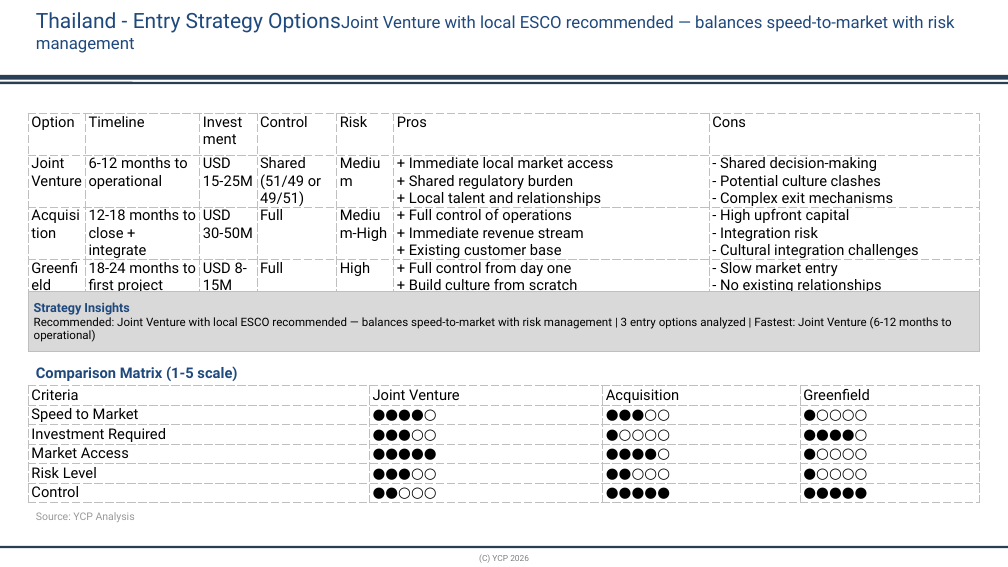
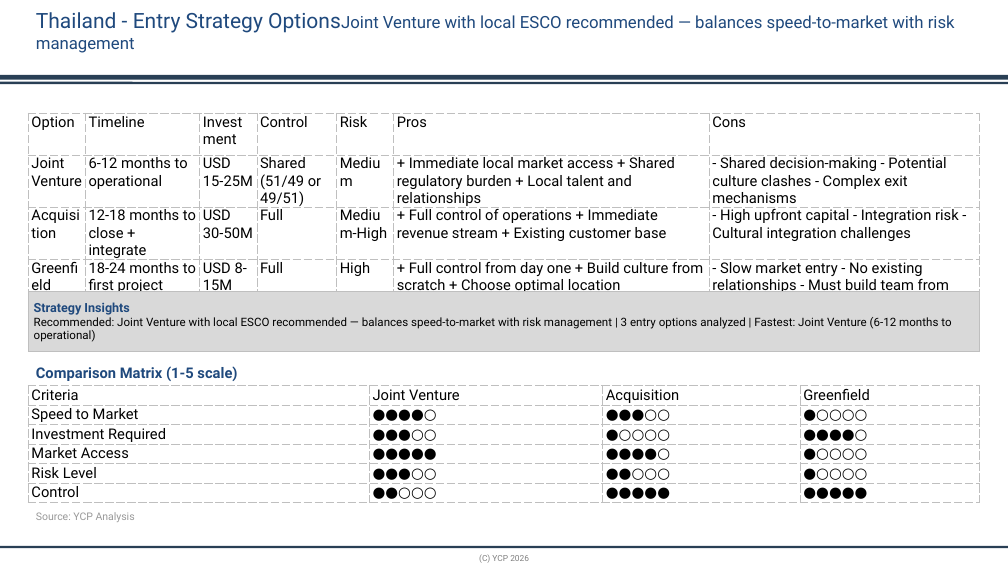
Before and after one commit to xvasjack/xvasjack.github.io, a slide deck: slide 25 of backend/market-research/test-output.pptx. Drawn at 1008x567 pixels with LibreOffice and Linux fonts; fonts in the diff are those of the drawing; background and template pictures are left out. Boxes give left, top, right and bottom in pixels: in the first picture for what was removed or moved away, otherwise in the second. Text is boxed around its words. In the diff, an @@ line names an element or a change of style, - is before the commit and + after.

Commit message:
Fix local PPT validation loop for strict render and real-output checks

```diff
--- a/backend/market-research/test-output.pptx
+++ b/backend/market-research/test-output.pptx
@@ table at bbox=[29, 113, 982, 296] @@
-row 2, column 6: + Immediate local market access / + Shared regulatory burden / + Local talent and relationships
+row 2, column 6: + Immediate local market access + Shared regulatory burden + Local talent and relationships
-row 2, column 7: - Shared decision-making / - Potential culture clashes / - Complex exit mechanisms
+row 2, column 7: - Shared decision-making - Potential culture clashes - Complex exit mechanisms
-row 3, column 6: + Full control of operations / + Immediate revenue stream / + Existing customer base
+row 3, column 6: + Full control of operations + Immediate revenue stream + Existing customer base
-row 3, column 7: - High upfront capital / - Integration risk / - Cultural integration challenges
+row 3, column 7: - High upfront capital - Integration risk - Cultural integration challenges
-row 4, column 6: + Full control from day one / + Build culture from scratch / + Choose optimal location
+row 4, column 6: + Full control from day one + Build culture from scratch + Choose optimal location
-row 4, column 7: - Slow market entry / - No existing relationships / - Must build team from scratch
+row 4, column 7: - Slow market entry - No existing relationships - Must build team from scratch
```
Also in this commit, not shown: 13 other slides changed, 3 other files.
